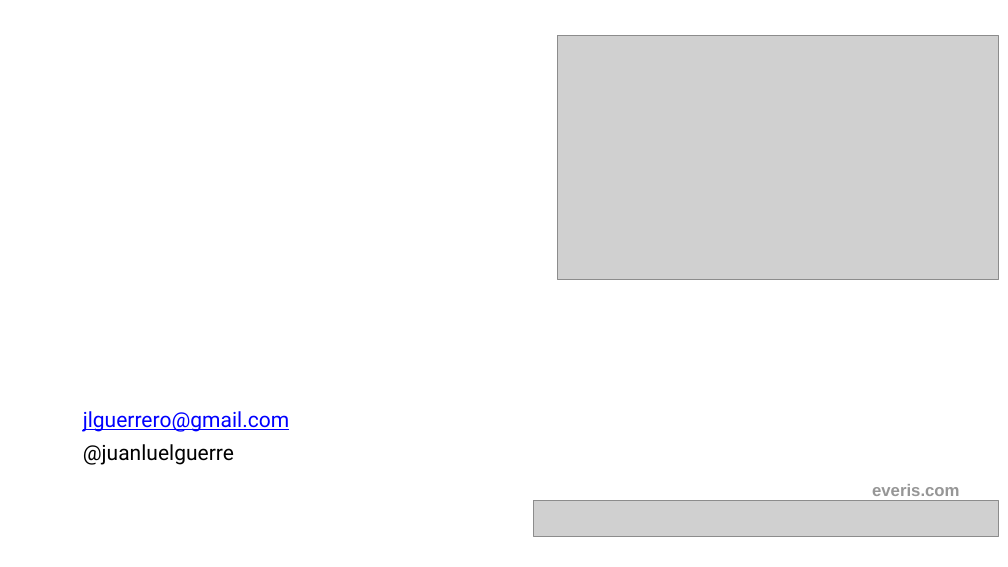
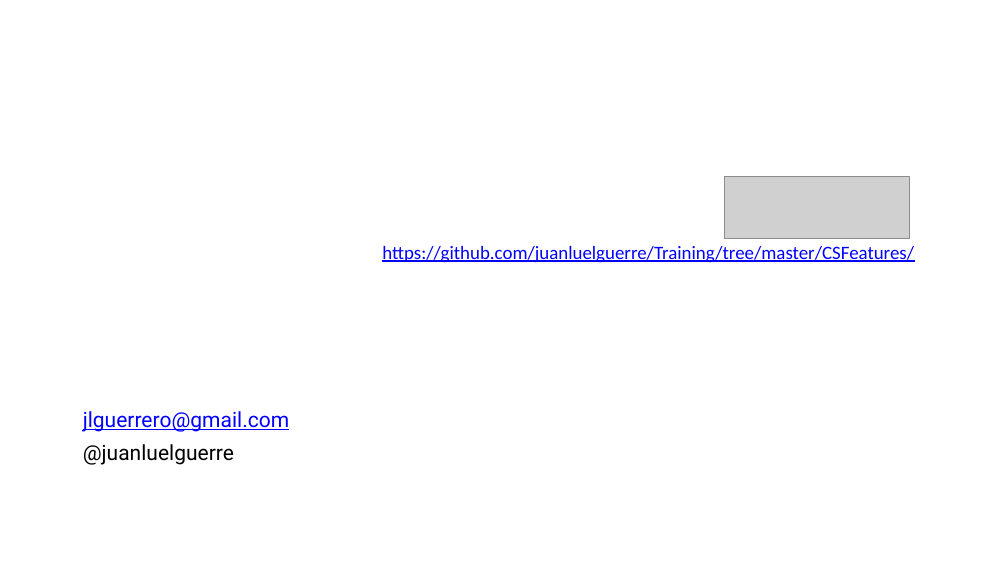
Before and after one commit to juanluelguerre/Training, a slide deck: slide 11 of CSFeatures/CS72&73.pptx. Drawn at 1008x567 pixels with LibreOffice and Linux fonts; fonts in the diff are those of the drawing; grey boxes stand for pictures. Boxes give left, top, right and bottom in pixels: in the first picture for what was removed or moved away, otherwise in the second. Text is boxed around its words. In the diff, an @@ line names an element or a change of style, - is before the commit and + after.

```diff
--- a/CSFeatures/CS72&73.pptx
+++ b/CSFeatures/CS72&73.pptx
@@ picture removed at [558,36,999,280] @@
@@ picture added at [724,176,910,238] @@
@@ text added at [382,246,914,263], 18 pt, text #0000FF, underline @@
+https://github.com/juanluelguerre/Training/tree/master/CSFeatures/
@@ picture removed at [534,501,998,536] @@
@@ text removed at [872,484,960,496] @@
-everis.com
```
Also in this commit, not shown: 1 other slide changed, 12 other files.
